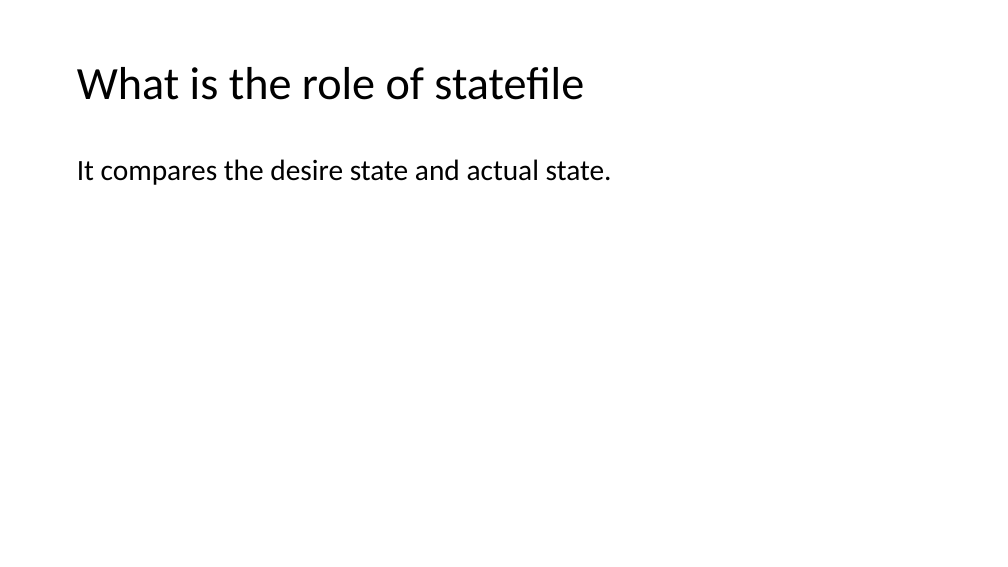
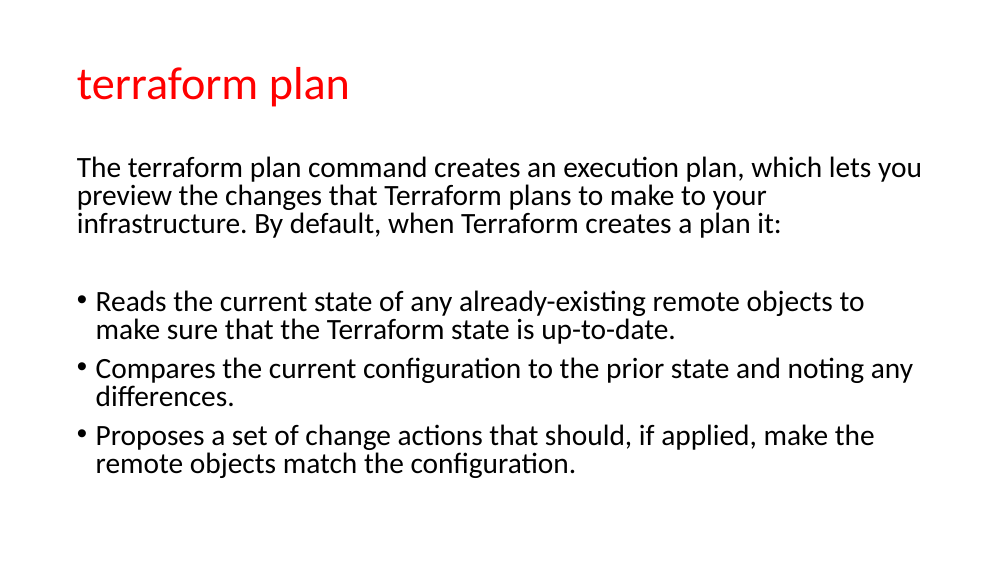
Before and after one commit to JanbaskDevops/Batch1, a slide deck: slide 8 of MyLearnings/Terraform Packer and Golden Image/PPT for Class/Class5- Terraform architecture.pptx (slide 9 before the commit). Drawn at 1008x567 pixels with LibreOffice and Linux fonts; fonts in the diff are those of the drawing. Boxes give left, top, right and bottom in pixels: in the first picture for what was removed or moved away, otherwise in the second. Text is boxed around its words. In the diff, an @@ line names an element or a change of style, - is before the commit and + after.

```diff
--- a/MyLearnings/Terraform Packer and Golden Image/PPT for Class/Class5- Terraform architecture.pptx
+++ b/MyLearnings/Terraform Packer and Golden Image/PPT for Class/Class5- Terraform architecture.pptx
@@ title at [77, 67, 350, 107]: text changed; text colour #000000 to #FF0000 @@
-What is the role of statefile
+terraform plan
@@ text at [77, 156, 922, 478]: text changed @@
-It compares the desire state and actual state.
+The terraform plan command creates an execution plan, which lets you preview the changes that Terraform plans to make to your infrastructure. By default, when Terraform creates a plan it:
+• Reads the current state of any already-existing remote objects to make sure that the Terraform state is up-to-date.
+• Compares the current configuration to the prior state and noting any differences.
+• Proposes a set of change actions that should, if applied, make the remote objects match the configuration.
```
Also in this commit, not shown: 5 other slides changed, 8 slides added, 1 slide removed, 20 other files.
